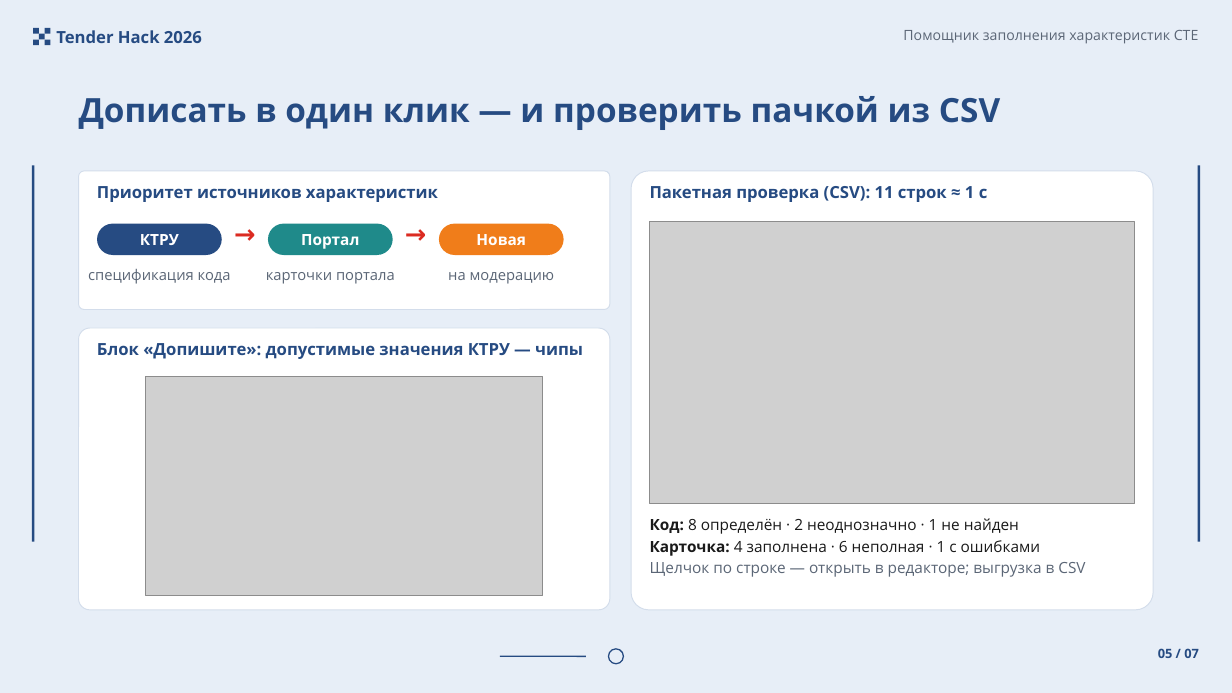
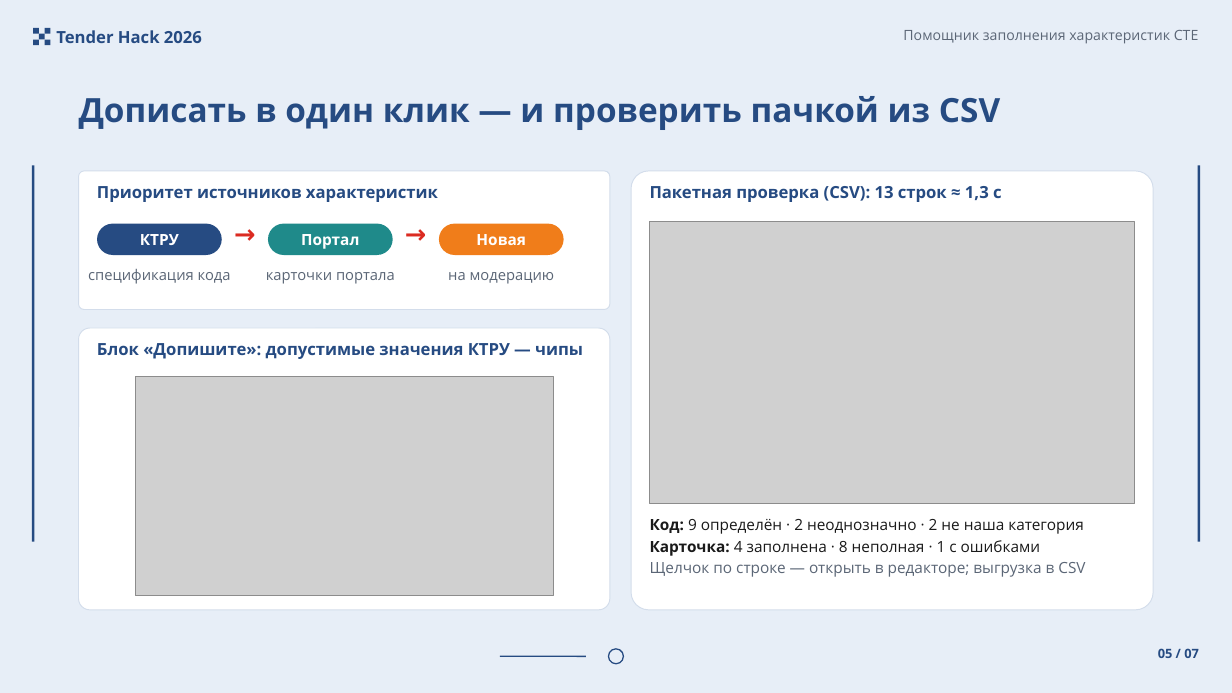
Before and after one commit to Telman3000/Tender-Hack-2026-based-on-bots-, a slide deck: slide 5 of docs/presentation_final.pptx. Drawn at 1232x693 pixels with LibreOffice and Linux fonts; fonts in the diff are those of the drawing; grey boxes stand for pictures. Boxes give left, top, right and bottom in pixels: in the first picture for what was removed or moved away, otherwise in the second. Text is boxed around its words. In the diff, an @@ line names an element or a change of style, - is before the commit and + after.

Commit message:
docs: final deck uses retaken screenshots (slide 2 funnel 1309 -> 3 crop, slide 5 fill block + 13-row batch); batch numbers in metrics.js

```diff
--- a/docs/presentation_final.pptx
+++ b/docs/presentation_final.pptx
@@ text at bbox=[650, 186, 1002, 202]: text changed @@
-Пакетная проверка (CSV): 11 строк ≈ 1 с
+Пакетная проверка (CSV): 13 строк ≈ 1,3 с
@@ picture: place and size @@
-picture at bbox=[146, 376, 543, 596]
+picture at bbox=[135, 376, 554, 596]
@@ text at bbox=[650, 519, 1084, 556]: text changed @@
-Код: 8 определён · 2 неоднозначно · 1 не найден
-Карточка: 4 заполнена · 6 неполная · 1 с ошибками
+Код: 9 определён · 2 неоднозначно · 2 не наша категория
+Карточка: 4 заполнена · 8 неполная · 1 с ошибками
```
Also in this commit, not shown: 2 other slides changed, 3 other files.
